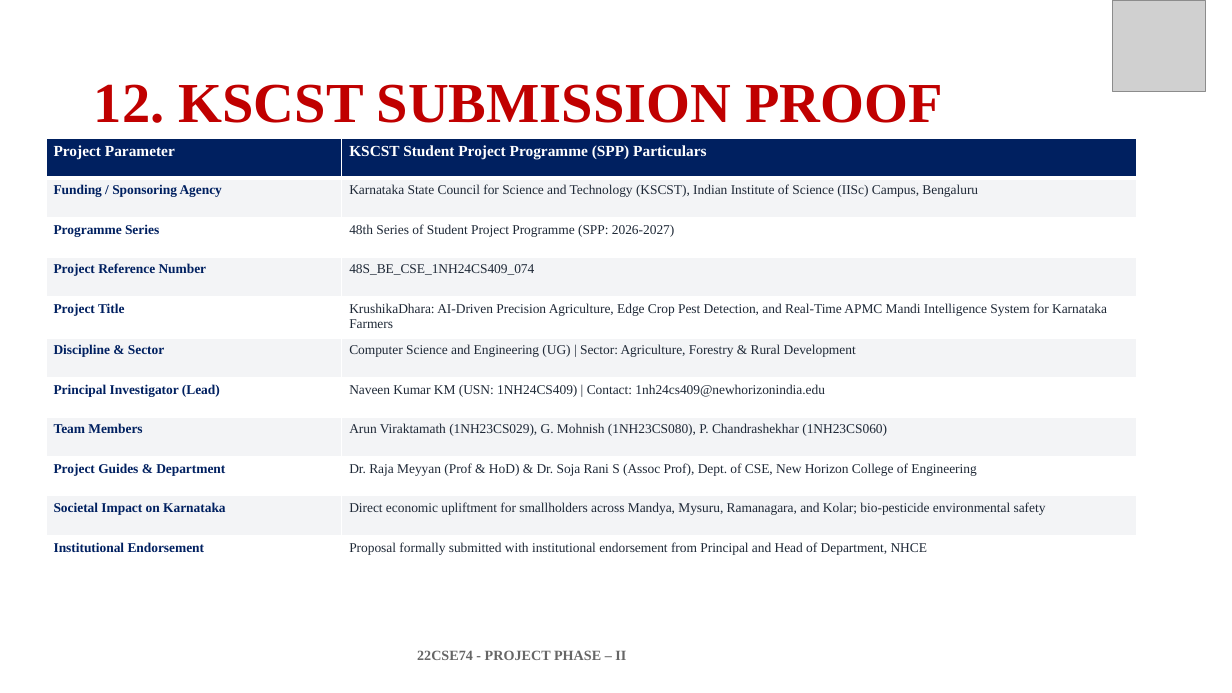
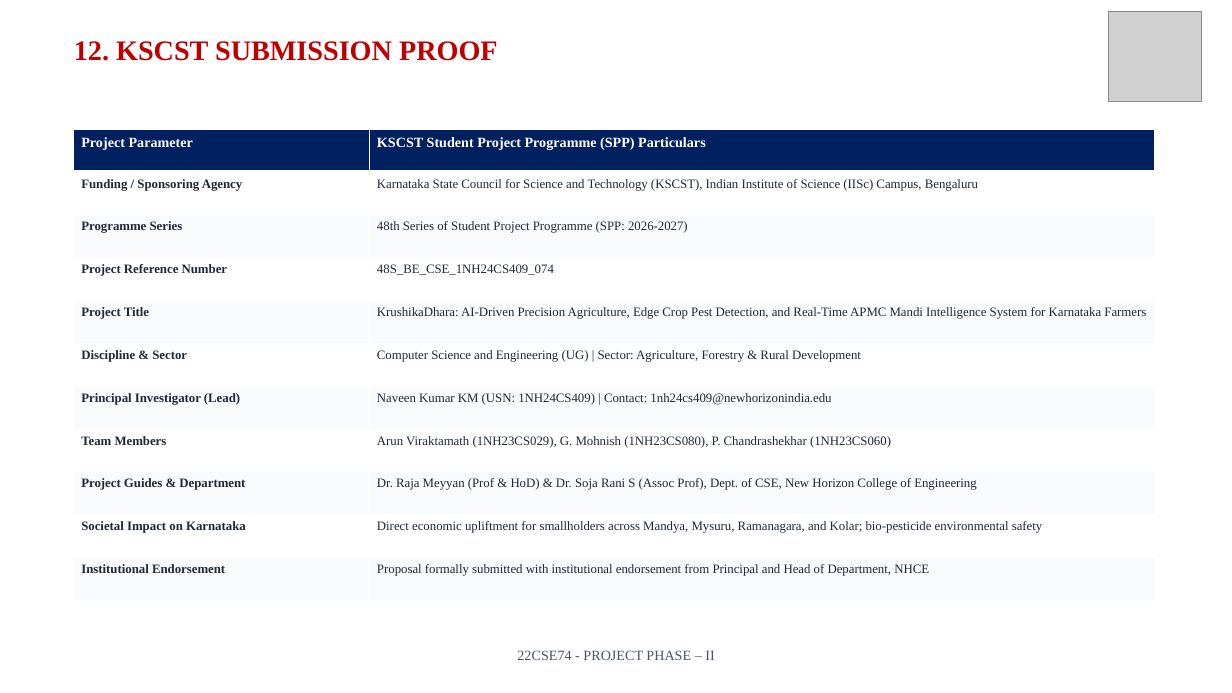
Before and after one commit to Naveenkm07/Major-Krushikadhara-figma, a slide deck: slide 20 of Project Phase-II_Review 2_ PPT Template.pptx. Drawn at 1232x693 pixels with LibreOffice and Linux fonts; fonts in the diff are those of the drawing; grey boxes stand for pictures. Boxes give left, top, right and bottom in pixels: in the first picture for what was removed or moved away, otherwise in the second. Text is boxed around its words. In the diff, an @@ line names an element or a change of style, - is before the commit and + after.

Commit message:
fix(ppt): resolve title and image overlaps, upgrade flow diagrams to ultra-HD 3000x1500 Retina quality, and polish slide layouts

```diff
--- a/Project Phase-II_Review 2_ PPT Template.pptx
+++ b/Project Phase-II_Review 2_ PPT Template.pptx
@@ picture: place and size @@
-picture at (1113, 1, 1205, 91)
+picture at (1109, 11, 1202, 102)
@@ text "12. KSCST SUBMISSION PROOF": place and size @@
-text "12. KSCST SUBMISSION PROOF" at (94, 84, 942, 123)
+text "12. KSCST SUBMISSION PROOF" at (74, 41, 498, 61)
@@ text "12. KSCST SUBMISSION PROOF" at (74, 41, 498, 61): size 44 to 22 pt; line spacing 0.9 to 1; vertical alignment middle to top @@
@@ table at (74, 129, 1155, 601) @@
@@ fill #F3F4F6 to #FFFFFF in 10 cells @@
@@ fill #FFFFFF to #F8FAFC in 10 cells @@
@@ size 12 to 11 pt in "Project Parameter", "KSCST Student Project Programme (SPP) Particulars" @@
@@ size 10.5 to 10 pt @@
@@ text colour #002060 to #1F2937 in "Funding / Sponsoring Agency", "Programme Series", "Project Reference Number", "Project Title" and 6 more places @@
@@ table: place and size @@
-table at (46, 139, 1137, 573)
+table at (74, 129, 1155, 601)
@@ text "22CSE74 - PROJECT PHASE – ..." at (517, 650, 714, 660): text colour #666666 to #4B5563, bold off; alignment left to centre @@
```
Also in this commit, not shown: 10 other slides changed, 10 slides added, 10 slides removed, 11 other files.
